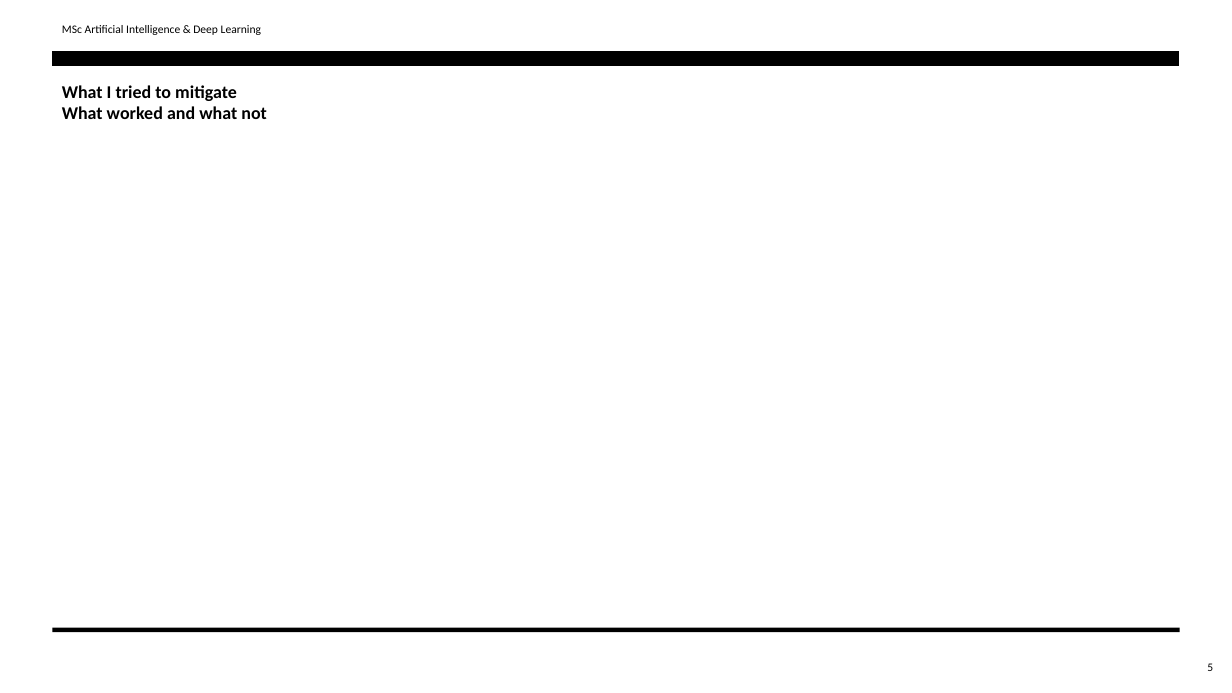
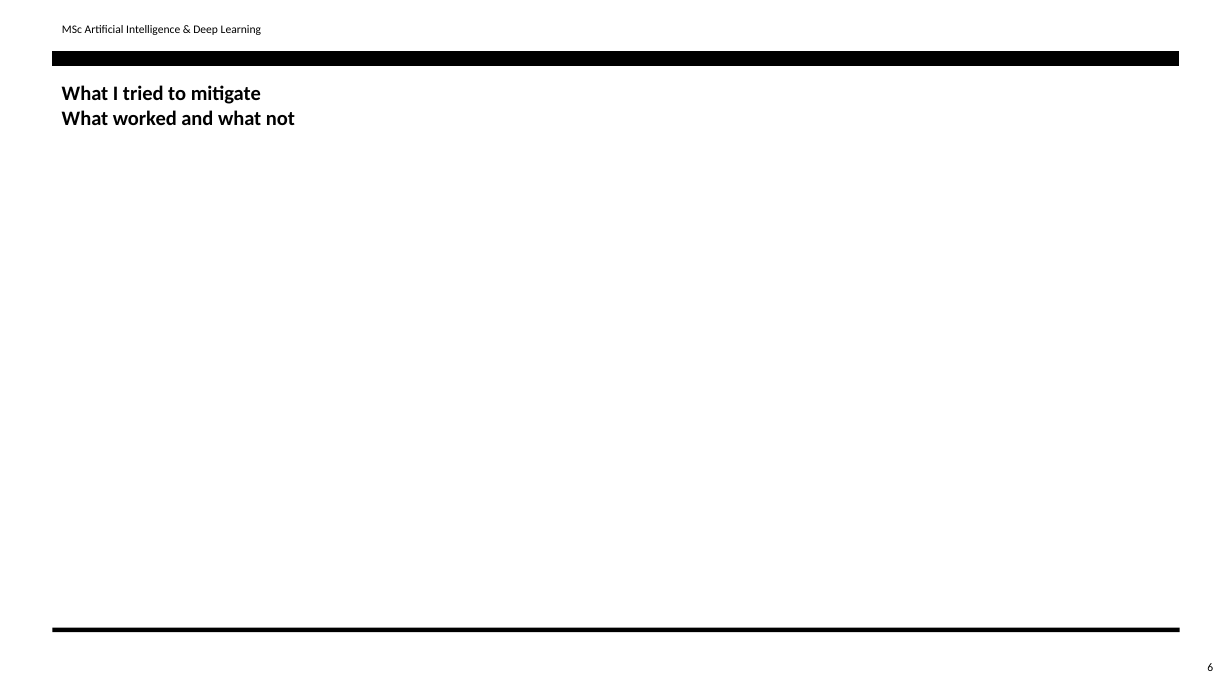
Before and after one commit to tcharos/Agentic-AI-Detective-Agency-using-Waldiez, a slide deck: slide 6 of Waldiez_finalPresentation.pptx (slide 5 before the commit). Drawn at 1232x693 pixels with LibreOffice and Linux fonts; fonts in the diff are those of the drawing. Boxes give left, top, right and bottom in pixels: in the first picture for what was removed or moved away, otherwise in the second. Text is boxed around its words. In the diff, an @@ line names an element or a change of style, - is before the commit and + after.

```diff
--- a/Waldiez_finalPresentation.pptx
+++ b/Waldiez_finalPresentation.pptx
@@ text "What I tried to mitigate" at (x1=62, y1=85, x2=295, y2=125): size 14 to 16 pt @@
@@ page number at (x1=1207, y1=663, x2=1213, y2=671): text changed @@
-5
+6
```
Also in this commit, not shown: 3 other slides changed, 1 slide added, 1 other file.
